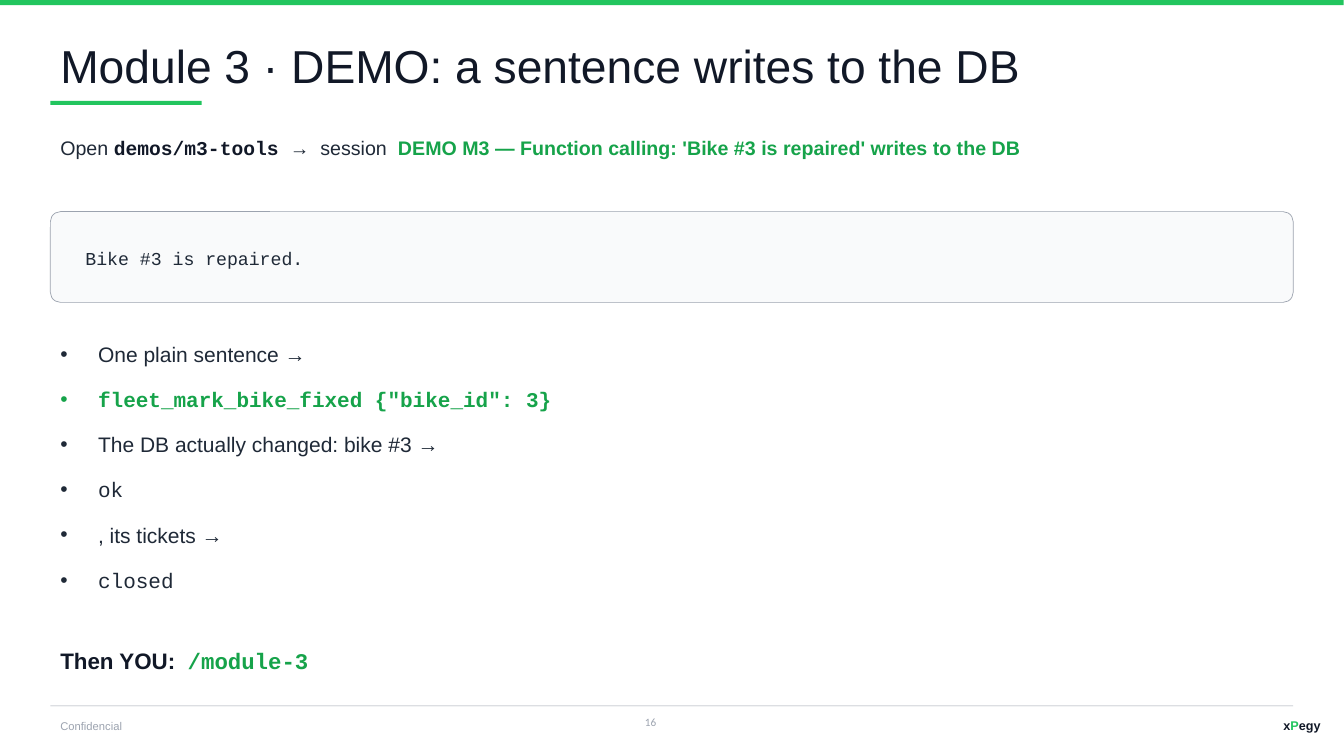
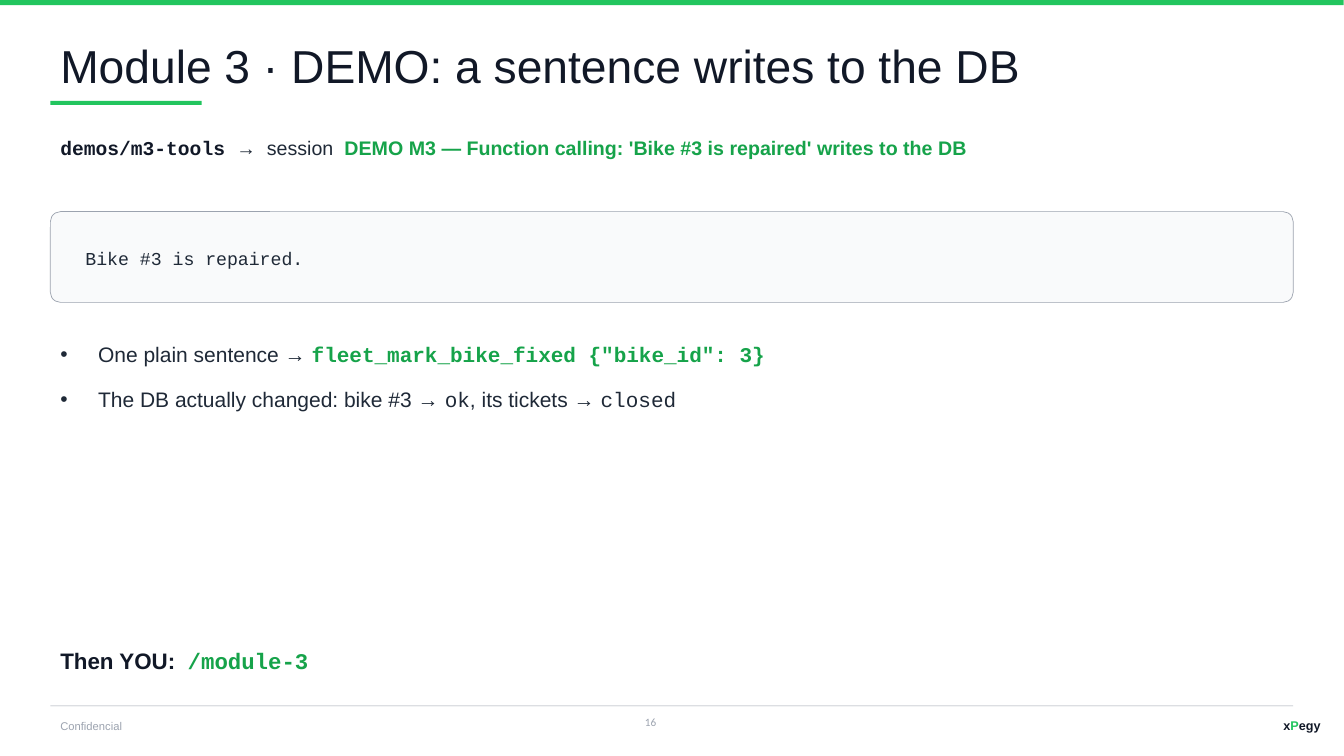
Before and after one commit to JaviPege/mundus-ai-programming-course, a slide deck: slide 16 of AI-EBike-Fleet-Manager-Workshop.pptx. Drawn at 1344x756 pixels with LibreOffice and Linux fonts; fonts in the diff are those of the drawing. Boxes give left, top, right and bottom in pixels: in the first picture for what was removed or moved away, otherwise in the second. Text is boxed around its words. In the diff, an @@ line names an element or a change of style, - is before the commit and + after.

```diff
--- a/AI-EBike-Fleet-Manager-Workshop.pptx
+++ b/AI-EBike-Fleet-Manager-Workshop.pptx
@@ text at <box>60,140,966,159</box>: text changed @@
-Open demos/m3-tools → session DEMO M3 — Function calling: 'Bike #3 is repaired' writes to the DB
+demos/m3-tools → session DEMO M3 — Function calling: 'Bike #3 is repaired' writes to the DB
@@ text at <box>98,346,765,412</box>: text changed @@
-• One plain sentence →
-• fleet_mark_bike_fixed {"bike_id": 3}
-• The DB actually changed: bike #3 →
-• ok
-• , its tickets →
-• closed
+• One plain sentence → fleet_mark_bike_fixed {"bike_id": 3}
+• The DB actually changed: bike #3 → ok, its tickets → closed
```
Also in this commit, not shown: 13 other slides changed.
